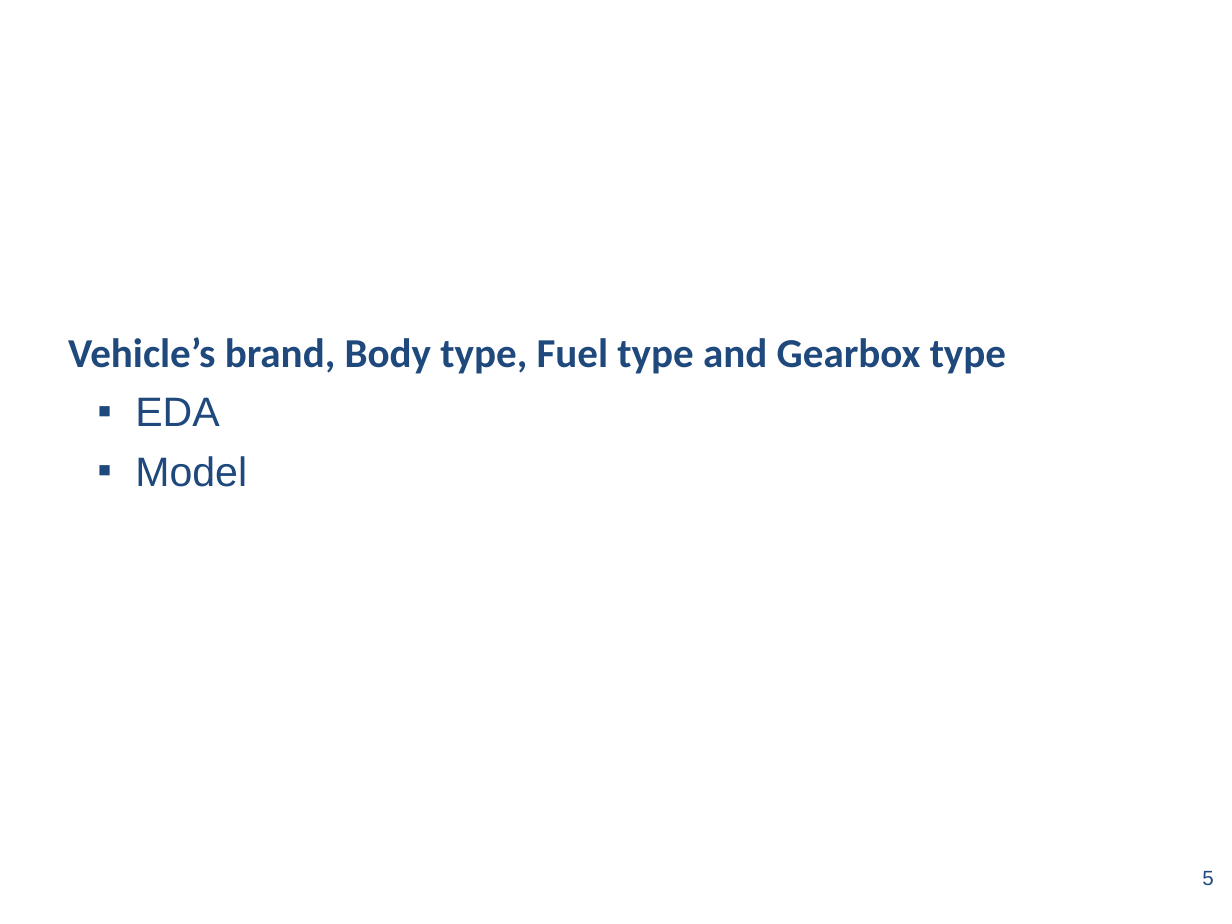
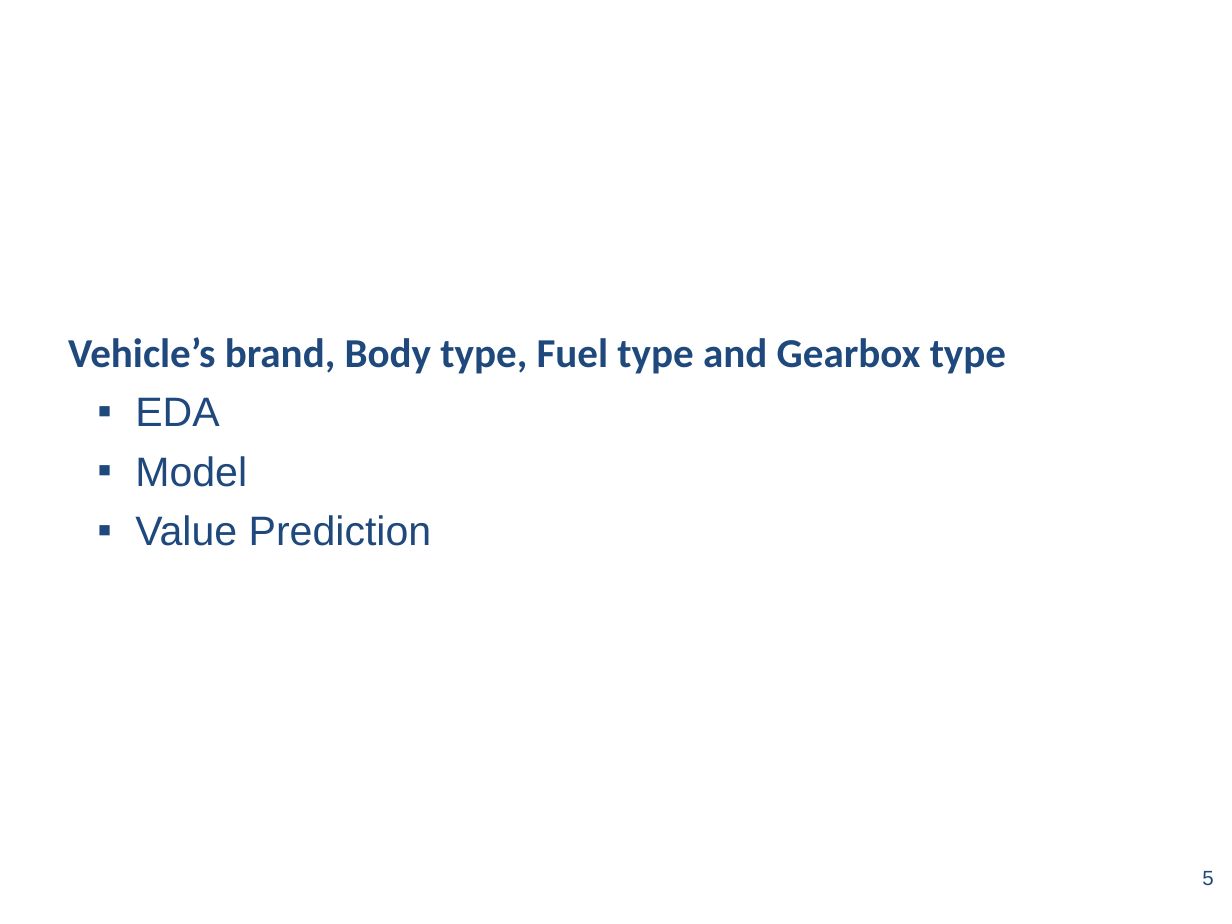
Before and after one commit to Zhuohan-Data/6103-Final-Project, a slide deck: slide 5 of slides/PPT1_edited.ppt. Drawn at 1232x924 pixels with LibreOffice and Linux fonts; fonts in the diff are those of the drawing; background and template pictures are left out. Boxes give left, top, right and bottom in pixels: in the first picture for what was removed or moved away, otherwise in the second. Text is boxed around its words. In the diff, an @@ line names an element or a change of style, - is before the commit and + after.

```diff
--- a/slides/PPT1_edited.ppt
+++ b/slides/PPT1_edited.ppt
@@ text at (135,515,432,546): paragraph added @@
+    ▪ Value Prediction
```
Also in this commit, not shown: 4 other slides changed, 4 slides added.
